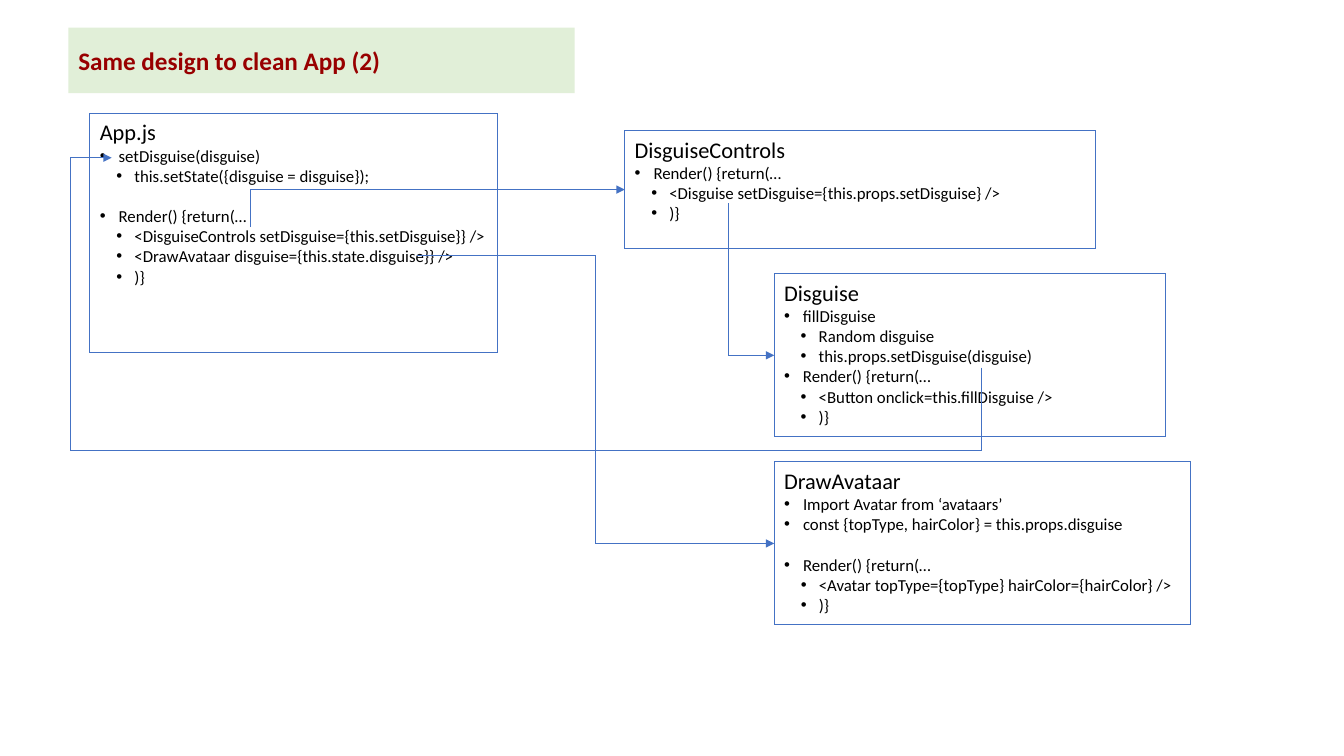
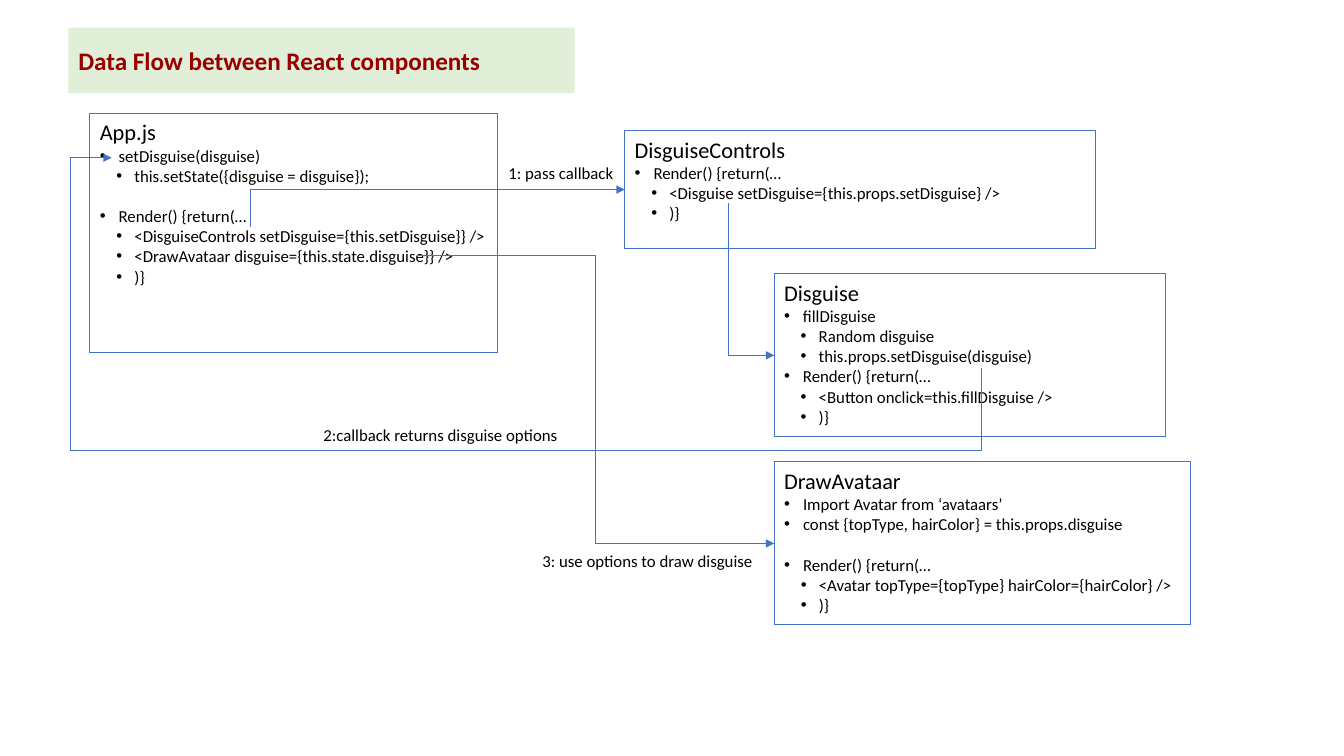
Before and after one commit to kvutien/Project-Machu-Picchu-2020, a slide deck: slide 6 of Pepito/Final Project Design.pptx. Drawn at 1344x756 pixels with LibreOffice and Linux fonts; fonts in the diff are those of the drawing. Boxes give left, top, right and bottom in pixels: in the first picture for what was removed or moved away, otherwise in the second. Text is boxed around its words. In the diff, an @@ line names an element or a change of style, - is before the commit and + after.

Commit message:
cleanup docs

```diff
--- a/Pepito/Final Project Design.pptx
+++ b/Pepito/Final Project Design.pptx
@@ text in rectangle at box(78, 52, 480, 74): text changed @@
-Same design to clean App (2)
+Data Flow between React components
@@ text added at box(508, 167, 613, 182), 12 pt, text #000000 @@
+1: pass callback
@@ text added at box(323, 429, 557, 444), 12 pt, text #000000 @@
+2:callback returns disguise options
@@ text added at box(542, 555, 753, 570), 12 pt, text #000000 @@
+3: use options to draw disguise
```
Also in this commit, not shown: 7 other slides changed, 1 slide added, 8 other files.
